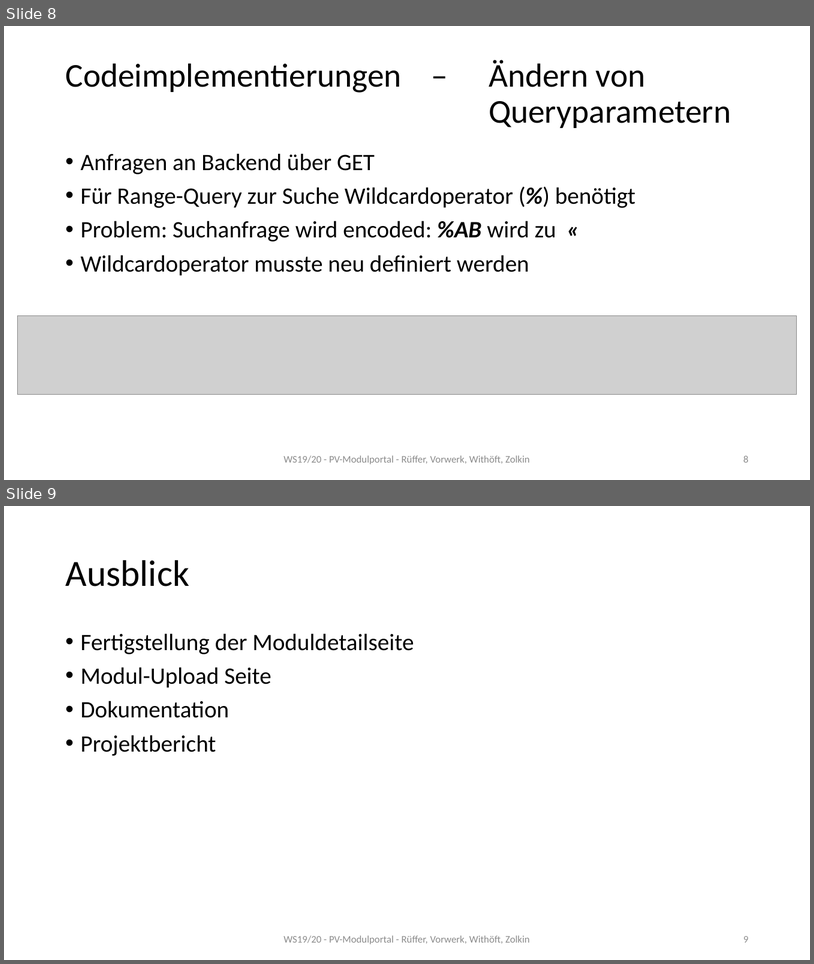
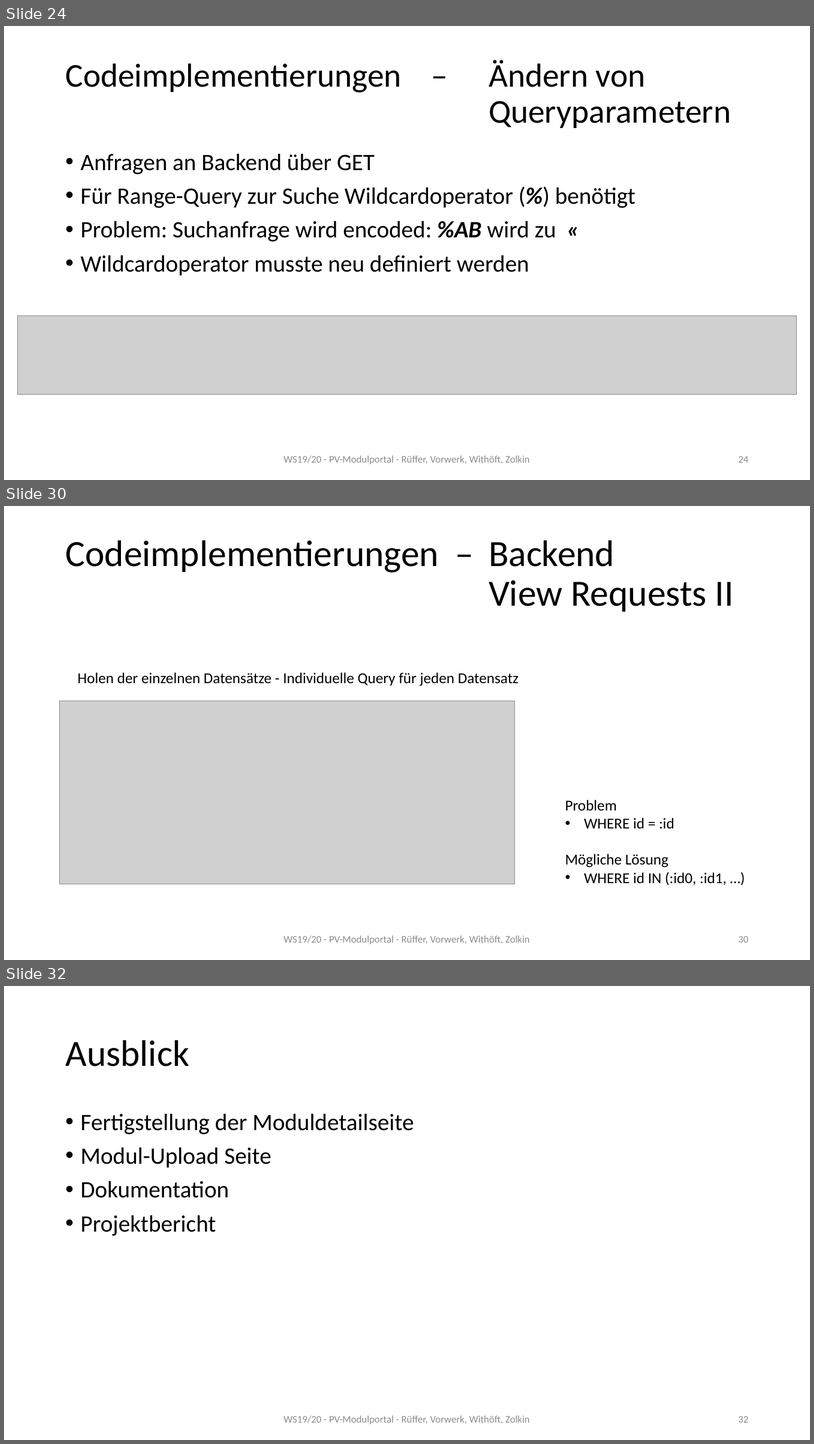
Before and after one commit to mwithoeft/Webengineering, a slide deck: docs/Seminarvortrag.pptx. Shown one above the other, each under a label of ours: slides 8 and 9 before the commit, slides 24, 30 and 32 after it; the slides between them are not shown. The pictures are 814x964 and 814x1444 pixels, drawn with LibreOffice and Linux fonts; fonts in the diff are those of the drawing; grey boxes stand for pictures. Boxes give left, top, right and bottom in pixels: in the first picture for what was removed or moved away, otherwise in the second. Text is boxed around its words. In the diff, an @@ line names an element or a change of style, - is before the commit and + after.

Commit message:
Added all relevant diagrams/info from backend

```diff
--- a/docs/Seminarvortrag.pptx
+++ b/docs/Seminarvortrag.pptx
@@ slide 30 added at [4,506,810,960], background #FFFFFF @@
@@ title added at [65,540,734,612], 44 pt, text #000000 @@
+Codeimplementierungen – Backend
+View Requests II
@@ text added at [78,672,519,686], 18 pt, text #000000 @@
+Holen der einzelnen Datensätze - Individuelle Query für jeden Datensatz
@@ picture added at [60,701,515,884] @@
@@ text added at [566,799,727,885], 18 pt, text #000000 @@
+Problem
+• WHERE id = :id
+Mögliche Lösung
+• WHERE id IN (:id0, :id1, …)
@@ text added at [284,935,530,944], 12 pt, text #8C8C8C @@
+WS19/20 - PV-Modulportal - Rüffer, Vorwerk, Withöft, Zolkin
@@ page number added at [738,936,749,942], 12 pt, text #8C8C8C @@
+30
@@ what was slide 8 is now slide 24 @@
@@ page number at [738,456,749,462]: text changed @@
-8
+24
@@ what was slide 9 is now slide 32 @@
@@ page number at [738,1416,749,1422]: text changed @@
-9
+32
```
Also in this commit, not shown: 22 other slides added, 7 other files.
